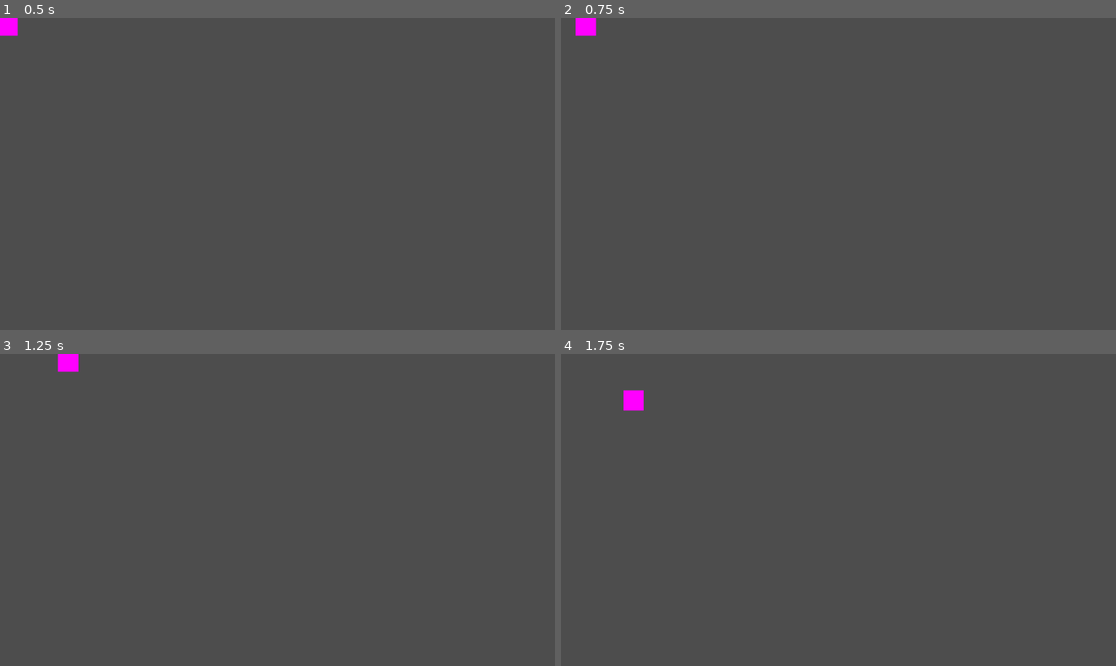
Above: before the commit, frames 1-4 (two rows, left to right).
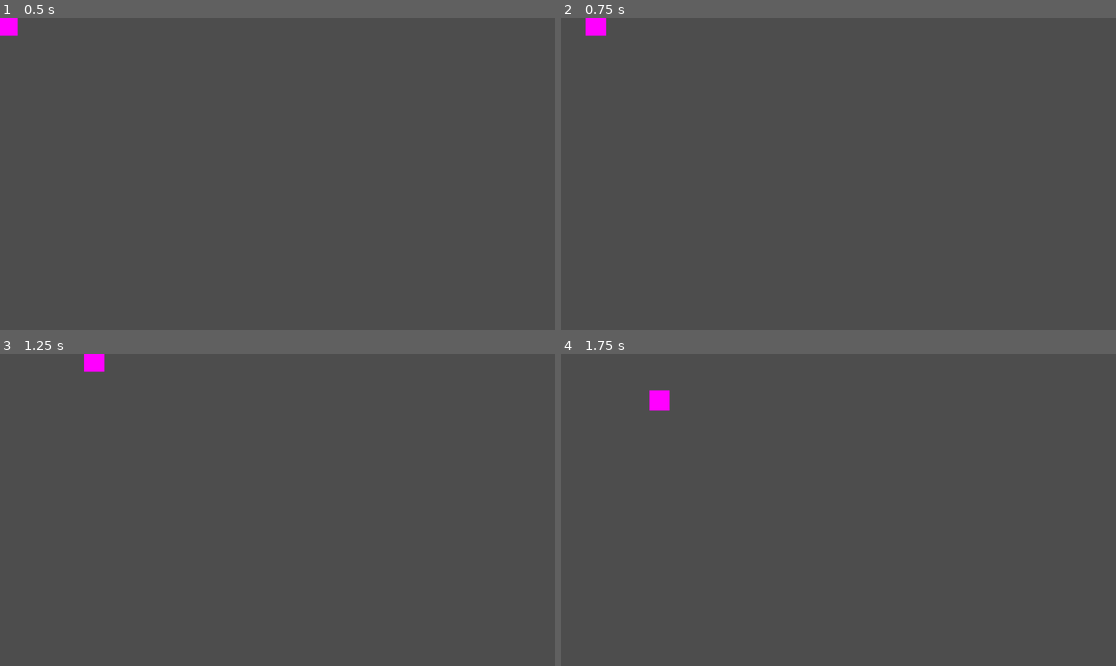
Above: after the commit, the same moments.

Repository: Turboporro69/ClawOfDuty
Game: Godot game, scene res://player.tscn
The game is run twice, just before and just after one commit, with the same random seed, the same clock (stepped at 60 frames per second) and the same inputs. The project has no main scene, so this scene is started directly.
Inputs:
- Up to frame 1 (0.5 s): no input
- Up to frame 2 (0.75 s): tap Enter at 0.5 s; hold Right (ui_right) from 0.53 s (still down); tap Z (wedashing, bound only after the commit) at 0.6 s
- Up to frame 3 (1.25 s): keep holding Right (ui_right)
- Up to frame 4 (1.75 s): release Right (ui_right) at 1.28 s; hold Down (ui_down) from 1.28 s (still down); tap Z (wedashing, bound only after the commit) at 1.35 s

Frame 1 is identical in both runs. In frame 2, 0.2% of the frame differs, in the area x 2-9%, y 0-6%; in frame 3, 0.4%; in frame 4, 0.5%, in the area x 11-20%, y 11-19%.

Commit message:
mariconazi

Diff:
--- a/player.gd
+++ b/player.gd
@@ -1,18 +1,39 @@
 extends CharacterBody2D
-
-const SPEED = 300.0
-
+@onready var dashduration = $dashduration
+@onready var dashcooldown = $dashcooldown
+@export var normal_speed = 300.0
+@export var dash_speed = 600.0
+var speed = normal_speed
+var is_dashing = false
+var dash_available = true
+#################################### CODIGO ##########################################
 func _physics_process(delta: float) -> void:
 	# As good practice, you should replace UI actions with custom gameplay actions.
 	var direction_x := Input.get_axis("ui_left", "ui_right")
 	if direction_x:
-		velocity.x = direction_x * SPEED
+		velocity.x = direction_x * speed
 	else:
-		velocity.x = move_toward(velocity.x, 0, SPEED)
+		velocity.x = move_toward(velocity.x, 0, speed)
 	var direction_y := Input.get_axis("ui_up", "ui_down")
 	if direction_y:
-		velocity.y = direction_y * SPEED
+		velocity.y = direction_y * speed
 	else:
-		velocity.y = move_toward(velocity.x, 0, SPEED)
+		velocity.y = move_toward(velocity.y, 0, speed)
 
 	move_and_slide()
+	if Input.is_action_just_pressed("wedashing") and dash_available == true and not is_dashing:
+		start_wedashing()
+
+func start_wedashing():
+	is_dashing = true
+	dash_available = false
+	speed = dash_speed
+	dashcooldown.start()
+	dashduration.start()
+func _on_dashduration_timeout() -> void:
+	is_dashing = false
+	speed = normal_speed
+
+
+func _on_dashcooldown_timeout() -> void:
+	dash_available = true
--- a/player.tscn
+++ b/player.tscn
@@ -18,3 +18,13 @@
 position = Vector2(25.875, 26.125)
 scale = Vector2(70.25, 69.75)
 texture = SubResource("PlaceholderTexture2D_1pdf3")
+
+[node name="dashduration" type="Timer" parent="."]
+wait_time = 0.3
+
+[node name="dashcooldown" type="Timer" parent="."]
+wait_time = 2.0
+one_shot = true
+
+[connection signal="timeout" from="dashduration" to="." method="_on_dashduration_timeout"]
+[connection signal="timeout" from="dashcooldown" to="." method="_on_dashcooldown_timeout"]
--- a/project.godot
+++ b/project.godot
@@ -19,3 +19,11 @@
 window/size/viewport_width=1920
 window/size/viewport_height=1080
 window/size/mode=3
+
+[input]
+
+wedashing={
+"deadzone": 0.5,
+"events": [Object(InputEventKey,"resource_local_to_scene":false,"resource_name":"","device":-1,"window_id":0,"alt_pressed":false,"shift_pressed":false,"ctrl_pressed":false,"meta_pressed":false,"pressed":false,"keycode":0,"physical_keycode":90,"key_label":0,"unicode":122,"location":0,"echo":false,"script":null)
+]
+}
